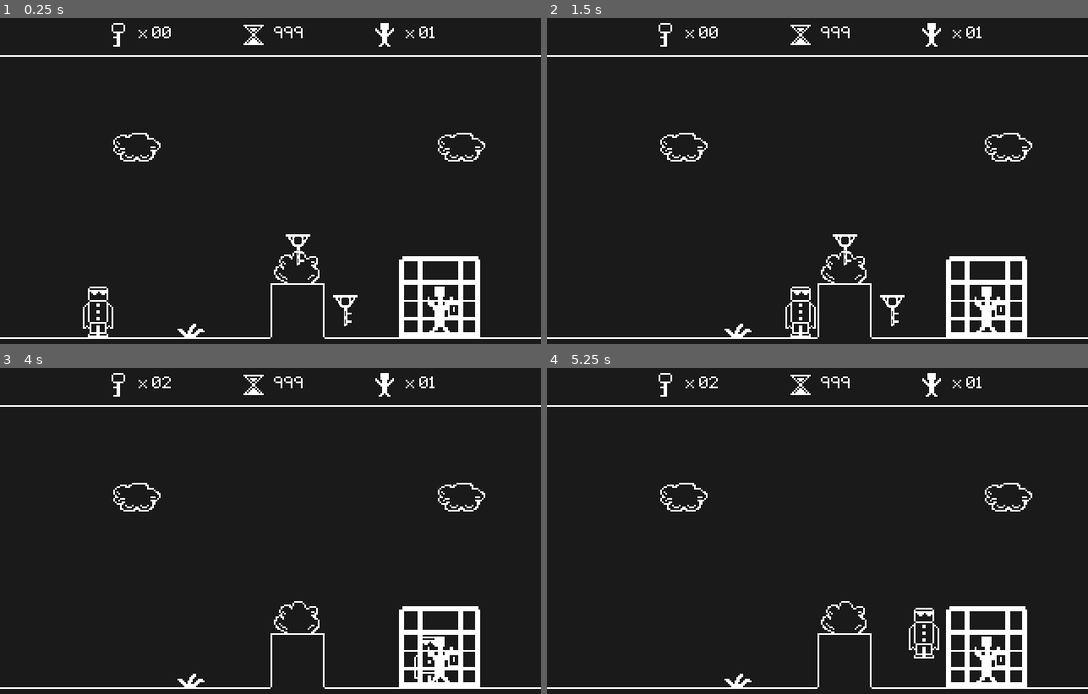
Above: before the commit, frames 1-4 (two rows, left to right).
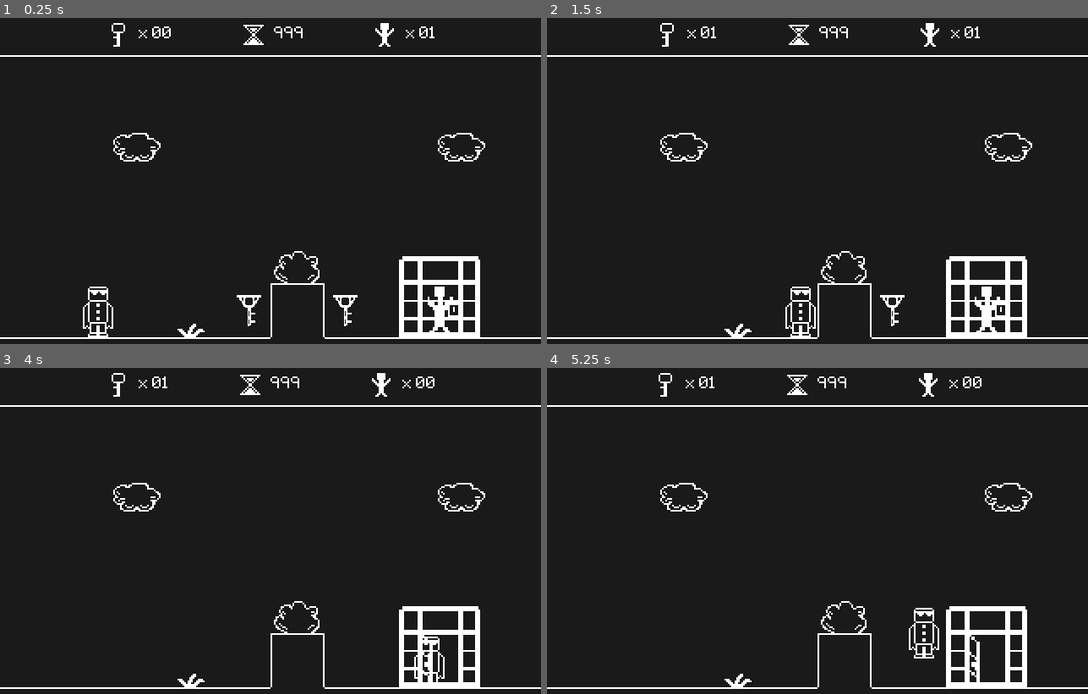
Above: after the commit, the same moments.

Repository: Kiel97/bialjam2019
Game: Godot game, scene res://Levels/Level.tscn
The game is run twice, just before and just after one commit, with the same random seed, the same clock (stepped at 60 frames per second) and the same inputs.
Inputs:
- Up to frame 1 (0.25 s): no input
- Up to frame 2 (1.5 s): tap Enter at 0.5 s; hold Right (move_right) from 0.53 s (still down); tap Up (jump) at 0.77 s
- Up to frame 3 (4 s): tap Up (jump) at 1.52, 3.02, 3.77 s; release Right (move_right) at 2.03 s; hold Left (move_left) 2.03-2.78 s; hold Right (move_right) from 2.78 s (still down)
- Up to frame 4 (5.25 s): release Right (move_right) at 4.28 s; hold Left (move_left) 4.28-5.03 s; tap Up (jump) at 4.52 s; hold Right (move_right) from 5.03 s (still down)

The runs differ from the first frame. In frame 1, 0.2% of the frame differs, in the area x 43-58%, y 66-95%; in frame 2, 0.6%; in frame 3, 0.8%; in frame 4, 0.9%, in the area x 30-85%, y 1-97%.

Commit message:
Added opening both closed and imprisoning cage

Diff:
--- a/Bialjam2019/Cage/Cage.gd
+++ b/Bialjam2019/Cage/Cage.gd
@@ -18,5 +18,18 @@
 
 func set_cage_state(new_state) -> void:
 	state = new_state
-	var coords = sprite_state[state]
+
+	var coords = sprite_state[new_state]
 	$Sprite.region_rect = Rect2(coords.x, coords.y, 48, 48)
+
+func _on_Cage_body_entered(body: PhysicsBody2D) -> void:
+	if body == null or state == cage_states.OPENED:
+		return
+
+	if body.is_in_group("player"):
+		if body.keys_collected > 0:
+			if state == cage_states.PRISONER:
+				body.free_prisoner()
+			else:
+				body.substract_key()
+			self.state = cage_states.OPENED
--- a/Bialjam2019/Cage/Cage.tscn
+++ b/Bialjam2019/Cage/Cage.tscn
@@ -17,3 +17,4 @@
 [node name="CollisionShape2D" type="CollisionShape2D" parent="."]
 position = Vector2( 0, 7 )
 shape = SubResource( 1 )
+[connection signal="body_entered" from="." to="." method="_on_Cage_body_entered"]
--- a/Bialjam2019/Hero/Hero.gd
+++ b/Bialjam2019/Hero/Hero.gd
@@ -41,6 +41,15 @@
 	keys_collected += 1
 	refresh_key_counter()
 
+func free_prisoner() -> void:
+	substract_key()
+	prisoners_left -= 1
+	refresh_prisoners_counter()
+
+func substract_key() -> void:
+	keys_collected -= 1
+	refresh_key_counter()
+
 func refresh_key_counter() -> void:
 	emit_signal("key_collected", keys_collected)
 
--- a/Bialjam2019/Levels/Level.tscn
+++ b/Bialjam2019/Levels/Level.tscn
@@ -23,12 +23,11 @@
 tile_data = PoolIntArray( 327685, 3, 0, 393216, 9, 0, 393217, 9, 0, 393218, 9, 0, 393219, 9, 0, 393220, 9, 0, 393221, 15, 0, 393222, 9, 0, 393223, 9, 0, 393224, 9, 0, 393225, 9, 0 )
 
 [node name="Collectibles" type="Node" parent="."]
-editor/display_folded = true
 
 [node name="Keys" type="Node" parent="Collectibles"]
 
 [node name="Key" parent="Collectibles/Keys" instance=ExtResource( 4 )]
-position = Vector2( 176, 140 )
+position = Vector2( 147, 176 )
 
 [node name="Key2" parent="Collectibles/Keys" instance=ExtResource( 4 )]
 position = Vector2( 204, 176 )
